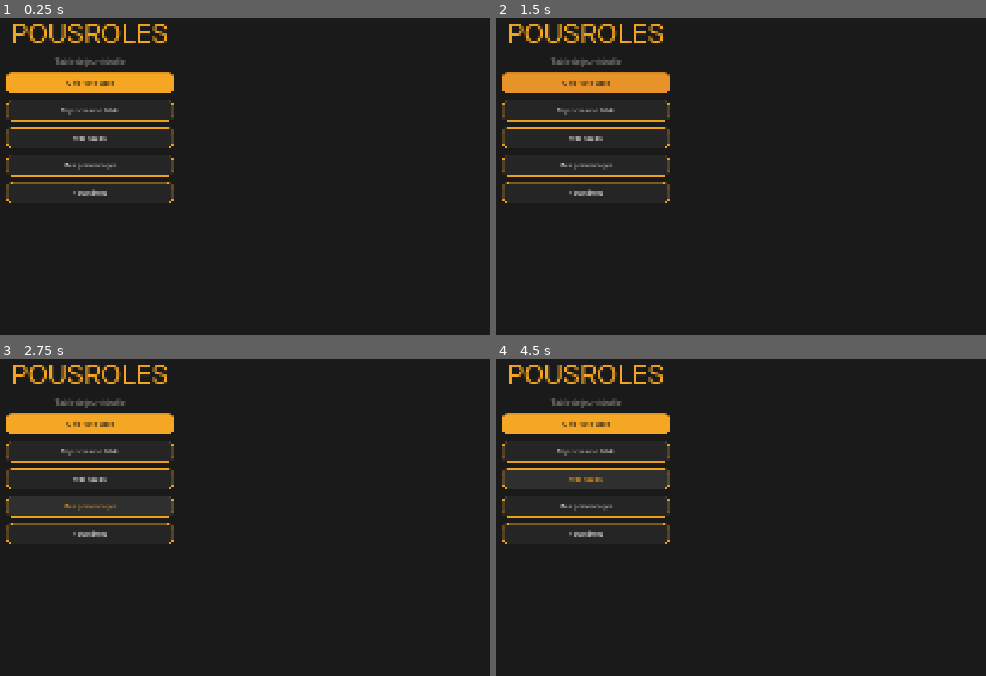
Above: before the commit, frames 1-4 (two rows, left to right).
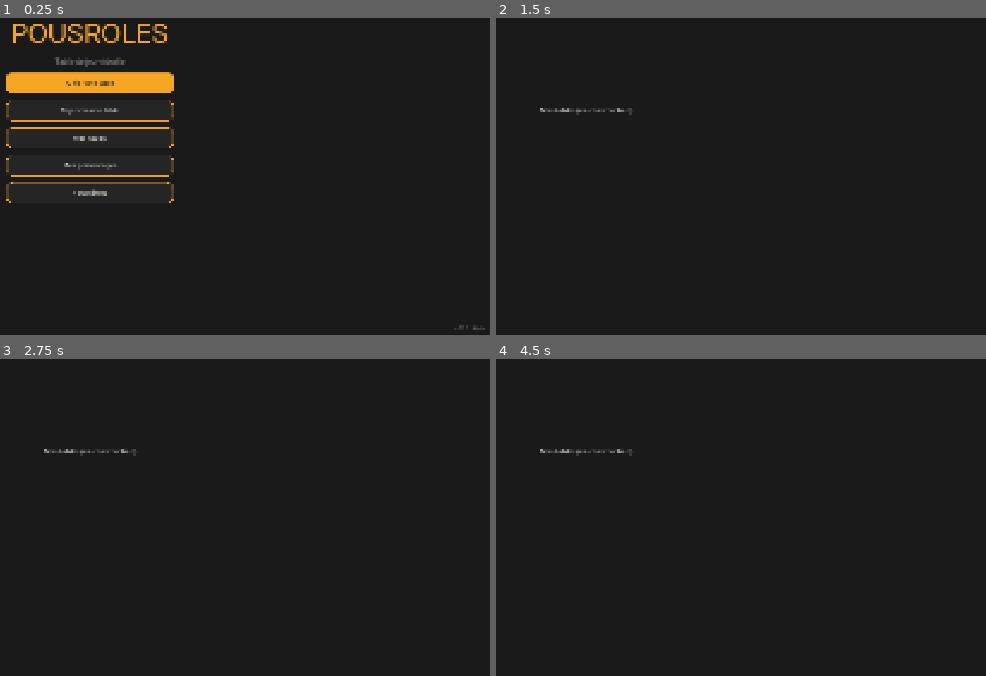
Above: after the commit, the same moments.

Repository: OznyRin/VTT
Game: Godot game, scene res://scenes/main_menu.tscn
The game is run twice, just before and just after one commit, with the same random seed, the same clock (stepped at 60 frames per second) and the same inputs.
Inputs (mouse positions are in pixels of both pictures, inside the frame that each line leads up to):
- Up to frame 1 (0.25 s): no input
- Up to frame 2 (1.5 s): click "Mes tables" at 0.5 s; click (584, 81) at 1.25 s, where only the run before the commit has a clickable "Créer une table"
- Up to frame 3 (2.75 s): click (88, 504) at 2 s, where only the run before the commit has a clickable "Mes personnages"
- Up to frame 4 (4.5 s): click (584, 533) at 2.75 s, where only the run before the commit has a clickable "Paramètres"; click (584, 422) at 3.5 s, where only the run before the commit has a clickable "Créer une table"; click (584, 479) at 4.25 s, where only the run before the commit has a clickable "Mes tables"

The runs differ from the first frame. In frame 1, less than 0.1% of the frame differs, in the area x 92-99%, y 96-99%; in frame 2, 4.9%; in frame 3, 4.9%, in the area x 1-36%, y 1-59%; in frame 4, 4.9%.

Commit message:
Navigation MainMenu vers MyTables + label version

Diff:
--- a/scenes/main_menu.gd
+++ b/scenes/main_menu.gd
@@ -41,3 +41,8 @@
 		btn.add_theme_stylebox_override("pressed", secondary_hover)
 		btn.add_theme_color_override("font_color", Color("#F0EDE8"))
 		btn.add_theme_color_override("font_hover_color", Color("#F5A623"))
+
+	$CenterContainer/BtnMyTables.pressed.connect(_on_my_tables_pressed)
+
+func _on_my_tables_pressed():
+	get_tree().change_scene_to_file("res://scenes/my_tables.tscn")
--- a/scenes/main_menu.tscn
+++ b/scenes/main_menu.tscn
@@ -75,3 +75,20 @@
 custom_minimum_size = Vector2(400, 50)
 layout_mode = 2
 text = "Paramètres"
+
+[node name="VersionLabel" type="Label" parent="." unique_id=101141084]
+layout_mode = 1
+anchors_preset = 3
+anchor_left = 1.0
+anchor_top = 1.0
+anchor_right = 1.0
+anchor_bottom = 1.0
+offset_left = -84.244995
+offset_top = -23.08496
+offset_right = -11.244995
+offset_bottom = -3.084961
+grow_horizontal = 0
+grow_vertical = 0
+theme_override_colors/font_color = Color(0.5411765, 0.5254902, 0.5019608, 1)
+theme_override_font_sizes/font_size = 12
+text = "v0.1.0 - Alpha"
--- /dev/null
+++ b/scenes/my_tables.tscn
@@ -0,0 +1,34 @@
+[gd_scene format=3 uid="uid://fo0w5k7fqd30"]
+
+[node name="MyTables" type="Control" unique_id=146740709]
+layout_mode = 3
+anchors_preset = 15
+anchor_right = 1.0
+anchor_bottom = 1.0
+grow_horizontal = 2
+grow_vertical = 2
+
+[node name="ColorRect" type="ColorRect" parent="." unique_id=1886553133]
+layout_mode = 1
+anchors_preset = 15
+anchor_right = 1.0
+anchor_bottom = 1.0
+grow_horizontal = 2
+grow_vertical = 2
+color = Color(0.101960786, 0.101960786, 0.101960786, 1)
+
+[node name="Mestables" type="Label" parent="." unique_id=338863084]
+layout_mode = 1
+anchors_preset = 8
+anchor_left = 0.5
+anchor_top = 0.5
+anchor_right = 0.5
+anchor_bottom = 0.5
+offset_left = -109.5
+offset_top = -11.5
+offset_right = 109.5
+offset_bottom = 11.5
+grow_horizontal = 2
+grow_vertical = 2
+theme_override_colors/font_color = Color(0.9411765, 0.92941177, 0.9098039, 1)
+text = "Mes tables (en construction)"
